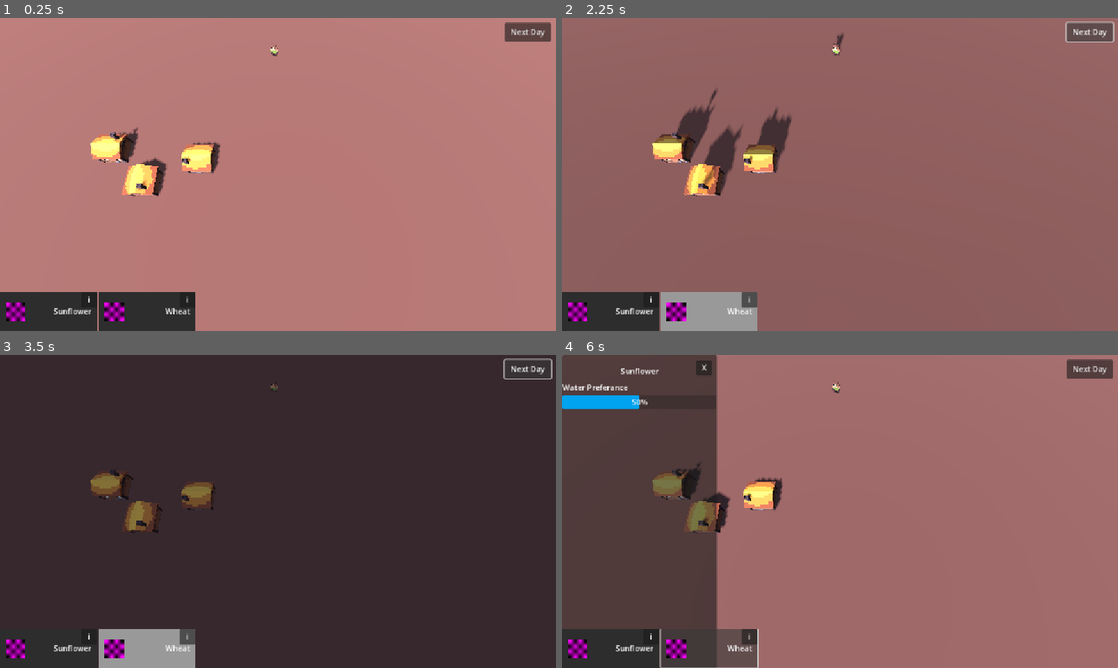
Above: before the commit, frames 1-4 (two rows, left to right).
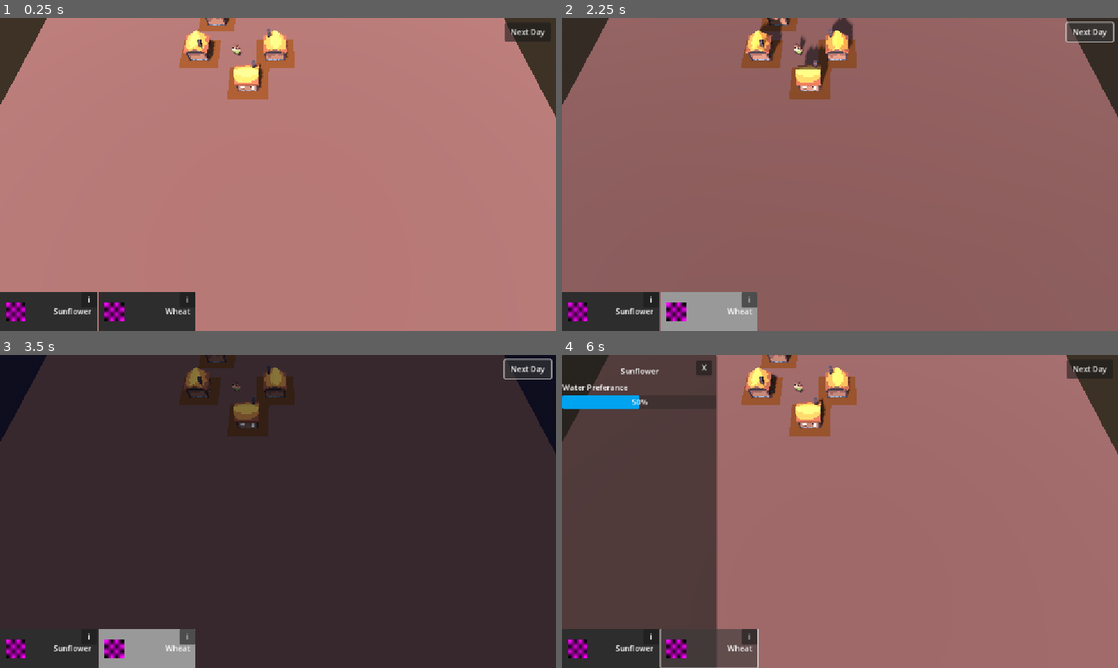
Above: after the commit, the same moments.

Repository: ToBinio/secrets-of-soil
Game: Godot game, scene res://scenes/main.tscn
Two runs of this game, one before a commit and one after it. Both use one fixed random seed, a clock stepped at 60 frames per second and the inputs below.
Inputs:
- Up to frame 1 (0.25 s): no input
- Up to frame 2 (2.25 s): click "Sunflower" at 0.5 s; click "Wheat" at 1.25 s; click "Next Day" at 2 s
- Up to frame 3 (3.5 s): click "Next Day" at 2.75 s
- Up to frame 4 (6 s): click "i" at 3.5 s; click "Sunflower" at 4.25 s; click "i" at 5 s; click "Wheat" at 5.75 s

The runs differ from the first frame. In frame 1, 7.1% of the frame differs, in the area x 0-100%, y 0-57%; in frame 2, 8.8%; in frame 3, 5.5%; in frame 4, 6.8%.

Commit message:
house block grid

Diff:
--- a/project.godot
+++ b/project.godot
@@ -37,6 +37,7 @@
 [global_group]
 
 Plant=""
+GridBlocker=""
 
 [rendering]
 
--- a/scenes/field.tscn
+++ b/scenes/field.tscn
@@ -3,14 +3,14 @@
 [ext_resource type="Script" uid="uid://c6qxasibnqplc" path="res://scripts/field.gd" id="1_6pmjc"]
 
 [sub_resource type="BoxShape3D" id="BoxShape3D_ycb0e"]
-size = Vector3(50, 0.1, 50)
+size = Vector3(20, 0.1, 20)
 
 [sub_resource type="StandardMaterial3D" id="StandardMaterial3D_ycb0e"]
 albedo_color = Color(0.407843, 0.25098, 0.223529, 1)
 
 [sub_resource type="BoxMesh" id="BoxMesh_6pmjc"]
 material = SubResource("StandardMaterial3D_ycb0e")
-size = Vector3(50, 0.1, 50)
+size = Vector3(20, 0.1, 20)
 
 [node name="Field" type="Node3D"]
 script = ExtResource("1_6pmjc")
--- /dev/null
+++ b/scenes/houses/House.tscn
@@ -0,0 +1,12 @@
+[gd_scene load_steps=3 format=3 uid="uid://bd8amtq8rrtw2"]
+
+[ext_resource type="PackedScene" uid="uid://dyc8nhwgqib5g" path="res://assets/houses/housA/houseA.gltf" id="1_gx76v"]
+[ext_resource type="PackedScene" uid="uid://bd00p8h4tp4ej" path="res://scenes/plant/grid_blocker.tscn" id="2_vxfrs"]
+
+[node name="House" type="Node3D"]
+
+[node name="Visual" parent="." instance=ExtResource("1_gx76v")]
+
+[node name="GridBlocker" parent="." instance=ExtResource("2_vxfrs")]
+transform = Transform3D(1, 0, 0, 0, 1, 0, 0, 0, 1, 0, 0.01, 0)
+size = 3
--- a/scenes/main.tscn
+++ b/scenes/main.tscn
@@ -206,6 +206,6 @@
 transform = Transform3D(0.999998, -0.000154248, 0.00215105, 0.00014794, 0.999996, 0.00292046, -0.00215149, -0.00292013, 0.999993, 0, 0, 0)
 
 [node name="villager 1" parent="." instance=ExtResource("8_tipki")]
-transform = Transform3D(-0.942519, 0, 0.334152, -0.0661677, 0.980199, -0.186634, -0.327536, -0.198017, -0.923856, 0, 0, 0)
+transform = Transform3D(-0.942519, 0, 0.334152, -0.0661677, 0.980199, -0.186634, -0.327536, -0.198017, -0.923856, -1.49997, 0, 0)
 
 [connection signal="pressed" from="Ui/NextDay/Button" to="Ui/NextDay" method="_on_next_day_button_pressed"]
--- a/scenes/plant/click_clear_component.tscn
+++ b/scenes/plant/grid_blocker.tscn
@@ -1,6 +1,6 @@
 [gd_scene load_steps=4 format=3 uid="uid://bd00p8h4tp4ej"]
 
-[ext_resource type="Script" uid="uid://b20puety53ilr" path="res://scripts/components/click_clear_component.gd" id="1_rwuwh"]
+[ext_resource type="Script" uid="uid://b20puety53ilr" path="res://scripts/components/grid_blocker.gd" id="1_mjwk0"]
 
 [sub_resource type="StandardMaterial3D" id="StandardMaterial3D_dvlu5"]
 albedo_color = Color(0.38919, 0.191217, 4.81308e-08, 1)
@@ -10,8 +10,9 @@
 material = SubResource("StandardMaterial3D_dvlu5")
 size = Vector2(1.5, 1.5)
 
-[node name="ClickClearComponent" type="Node3D"]
-script = ExtResource("1_rwuwh")
+[node name="GridBlocker" type="Node3D" groups=["GridBlocker"]]
+script = ExtResource("1_mjwk0")
+size = null
 
 [node name="Mesh" type="MeshInstance3D" parent="."]
 transform = Transform3D(1, 0, 0, 0, 1, 0, 0, 0, 1, 0, 0.01, 0)
--- a/scenes/plants/sunflower.tscn
+++ b/scenes/plants/sunflower.tscn
@@ -5,16 +5,17 @@
 [ext_resource type="Script" uid="uid://kmp8a7og7efk" path="res://scripts/components/plant.gd" id="1_mtwp4"]
 [ext_resource type="PackedScene" uid="uid://boeiwk7qotto2" path="res://scenes/plant/clicker_area.tscn" id="1_uoh7n"]
 [ext_resource type="Resource" uid="uid://c85nr0tqy0565" path="res://scripts/resources/plants/sunflower.tres" id="2_duwge"]
-[ext_resource type="PackedScene" uid="uid://bd00p8h4tp4ej" path="res://scenes/plant/click_clear_component.tscn" id="4_1v48e"]
+[ext_resource type="PackedScene" uid="uid://bd00p8h4tp4ej" path="res://scenes/plant/grid_blocker.tscn" id="4_1v48e"]
 
 [sub_resource type="CapsuleShape3D" id="CapsuleShape3D_40ky6"]
 radius = 0.474813
 height = 1.5629
 
-[node name="Sunflower" type="Node3D" node_paths=PackedStringArray("clicker_area") groups=["Plant"]]
+[node name="Sunflower" type="Node3D" node_paths=PackedStringArray("clicker_area", "grid_blocker") groups=["Plant"]]
 script = ExtResource("1_mtwp4")
 plant = ExtResource("2_duwge")
 clicker_area = NodePath("Clicker")
+grid_blocker = NodePath("GridBlocker")
 
 [node name="Growable" parent="." node_paths=PackedStringArray("plant", "visual") instance=ExtResource("1_1v48e")]
 plant = NodePath("..")
@@ -27,8 +28,8 @@
 transform = Transform3D(1, 0, 0, 0, 1, 0, 0, 0, 1, 0, 0.774343, 0)
 shape = SubResource("CapsuleShape3D_40ky6")
 
-[node name="ClickClearComponent" parent="." node_paths=PackedStringArray("plant") instance=ExtResource("4_1v48e")]
-plant = NodePath("..")
+[node name="GridBlocker" parent="." instance=ExtResource("4_1v48e")]
+size = 5
 
 [node name="Visual" parent="." instance=ExtResource("1_40ky6")]
 transform = Transform3D(1, 0, 0, 0, 1, 0, 0, 0, 1, 0, 0, -0.0663506)
--- a/scenes/plants/wheat.tscn
+++ b/scenes/plants/wheat.tscn
@@ -5,16 +5,17 @@
 [ext_resource type="PackedScene" uid="uid://boeiwk7qotto2" path="res://scenes/plant/clicker_area.tscn" id="1_hodiq"]
 [ext_resource type="PackedScene" uid="uid://bwi3piy4f66no" path="res://assets/plants/wheat/wheat.gltf" id="1_yfabo"]
 [ext_resource type="Resource" uid="uid://dl5fl0mgy1sor" path="res://scripts/resources/plants/wheat.tres" id="2_ucxq8"]
-[ext_resource type="PackedScene" uid="uid://bd00p8h4tp4ej" path="res://scenes/plant/click_clear_component.tscn" id="5_yhkry"]
+[ext_resource type="PackedScene" uid="uid://bd00p8h4tp4ej" path="res://scenes/plant/grid_blocker.tscn" id="5_yhkry"]
 
 [sub_resource type="CapsuleShape3D" id="CapsuleShape3D_ucxq8"]
 radius = 0.503301
 height = 1.26241
 
-[node name="Wheat" type="Node3D" node_paths=PackedStringArray("clicker_area") groups=["Plant"]]
+[node name="Wheat" type="Node3D" node_paths=PackedStringArray("clicker_area", "grid_blocker") groups=["Plant"]]
 script = ExtResource("1_8jru4")
 plant = ExtResource("2_ucxq8")
 clicker_area = NodePath("Clicker")
+grid_blocker = NodePath("GridBlocker")
 
 [node name="Growable" parent="." node_paths=PackedStringArray("plant", "visual") instance=ExtResource("1_coew3")]
 plant = NodePath("..")
@@ -27,7 +28,7 @@
 transform = Transform3D(1, 0, 0, 0, 1, 0, 0, 0, 1, 0, 0.631755, 0)
 shape = SubResource("CapsuleShape3D_ucxq8")
 
-[node name="ClickClearComponent" parent="." node_paths=PackedStringArray("plant") instance=ExtResource("5_yhkry")]
-plant = NodePath("..")
+[node name="GridBlocker" parent="." instance=ExtResource("5_yhkry")]
+size = 3
 
 [node name="Visual" parent="." instance=ExtResource("1_yfabo")]
--- a/scenes/world.tscn
+++ b/scenes/world.tscn
@@ -1,19 +1,24 @@
 [gd_scene load_steps=3 format=3 uid="uid://22wsbw7e8njp"]
 
 [ext_resource type="PackedScene" uid="uid://dpg1chidhkvy3" path="res://scenes/field.tscn" id="1_nnsk1"]
-[ext_resource type="PackedScene" uid="uid://dyc8nhwgqib5g" path="res://assets/houses/housA/houseA.gltf" id="2_rwgxs"]
+[ext_resource type="PackedScene" uid="uid://bd8amtq8rrtw2" path="res://scenes/houses/House.tscn" id="2_rwgxs"]
 
 [node name="World" type="Node3D"]
 
-[node name="blockbench_export" parent="." instance=ExtResource("2_rwgxs")]
-transform = Transform3D(1, 0, 0, 0, 1, 0, 0, 0, 1, -4.03503, -0.1, 5.45763)
+[node name="Field" parent="." instance=ExtResource("1_nnsk1")]
+transform = Transform3D(1, 0, 0, 0, 1, 0, 0, 0, 1, 0, -0.05, 0)
+water_level = 1.0
 
-[node name="blockbench_export2" parent="." instance=ExtResource("2_rwgxs")]
-transform = Transform3D(0.00110168, -0.000519934, -0.999999, 0.000429185, 1, -0.000519461, 0.999999, -0.000428612, 0.0011019, -2.37344, -0.1, 4.71275)
+[node name="Houses" type="Node3D" parent="."]
 
-[node name="blockbench_export3" parent="." instance=ExtResource("2_rwgxs")]
-transform = Transform3D(-0.00619581, -0.00284205, 0.999977, 0.00205085, 0.999994, 0.00285481, -0.999979, 0.00206849, -0.00618994, -5.24533, -0.1, 4.32433)
+[node name="House" parent="Houses" instance=ExtResource("2_rwgxs")]
+transform = Transform3D(-1, 0, -8.74228e-08, 0, 1, 0, 8.74228e-08, 0, -1, 0, 0, 0)
 
-[node name="Field" parent="." instance=ExtResource("1_nnsk1")]
-transform = Transform3D(1, 0, 0, 0, 1, 0, 0, 0, 1, 0, -0.1, 0)
-water_level = 1.0
+[node name="House2" parent="Houses" instance=ExtResource("2_rwgxs")]
+transform = Transform3D(1, 0, 0, 0, 1, 0, 0, 0, 1, -3, 0, 0)
+
+[node name="House3" parent="Houses" instance=ExtResource("2_rwgxs")]
+transform = Transform3D(-4.37114e-08, 0, 1, 0, 1, 0, -1, 0, -4.37114e-08, -1, 0, 1.5)
+
+[node name="House4" parent="Houses" instance=ExtResource("2_rwgxs")]
+transform = Transform3D(0.00120796, -0.000226941, -0.999999, 0.001006, 0.999999, -0.000225735, 0.999999, -0.00100573, 0.00120819, -2.5, 0, -2)
--- a/scripts/components/click_clear_component.gd
+++ /dev/null
@@ -1,13 +0,0 @@
-@tool
-extends Node3D
-class_name GridAreaDisplay
-
-@export var plant: Plant
-
-@onready var mesh: MeshInstance3D = $Mesh
-
-func _ready():
-	var plane_mesh = mesh.mesh as PlaneMesh
-
-	plane_mesh.size.x = plant.plant.size * Grid.cell_size + 0.02
-	plane_mesh.size.y = plant.plant.size * Grid.cell_size + 0.02
--- /dev/null
+++ b/scripts/components/grid_blocker.gd
@@ -0,0 +1,22 @@
+@tool
+extends Node3D
+class_name GridBlocker
+
+@export var size: int:
+	set(value):
+		size = value
+		_update_size()
+
+@onready var mesh: MeshInstance3D = $Mesh
+
+func _ready():
+	_update_size()
+
+func _update_size():
+	if(!mesh):
+		return
+
+	var plane_mesh = mesh.mesh as PlaneMesh
+
+	plane_mesh.size.x = size * Grid.cell_size + 0.02
+	plane_mesh.size.y = size * Grid.cell_size + 0.02
--- a/scripts/components/plant.gd
+++ b/scripts/components/plant.gd
@@ -3,11 +3,13 @@
 
 @export var plant: PlantResource
 @export var clicker_area: ClickerArea
+@export var grid_blocker: GridBlocker
 
 var field: Field
 
 func _ready() -> void:
 	clicker_area.on_click.connect(_on_click)
+	plant.size = grid_blocker.size
 
 func _on_click():
 	print("harvest " + plant.name)
--- a/scripts/field.gd
+++ b/scripts/field.gd
@@ -28,10 +28,10 @@
 	var min_a = grid_position - Vector3(half, 0, half)
 	var max_a = grid_position + Vector3(half, 0, half)
 
-	var plants = get_tree().get_nodes_in_group("Plant") as Array[Plant]
-	for plant in plants:
-		var other_position = Grid.to_grid_cord(plant.position)
-		var other_size = plant.plant.size * Grid.cell_size
+	var gridBlockers = get_tree().get_nodes_in_group("GridBlocker") as Array[GridBlocker]
+	for blockers in gridBlockers:
+		var other_position = Grid.to_grid_cord(blockers.global_position)
+		var other_size = blockers.size * Grid.cell_size
 
 		var half_b = (other_size - Grid.cell_size) / 2
 		var min_b = other_position - Vector3(half_b, 0 , half_b)
--- a/scripts/resources/plant_resource.gd
+++ b/scripts/resources/plant_resource.gd
@@ -4,6 +4,6 @@
 @export var name: String
 
 @export var growth_speed: float
-@export var size: int
+var size: int
 
 @export_range(0, 1) var preferred_water: float
--- a/scripts/resources/plants/wheat.tres
+++ b/scripts/resources/plants/wheat.tres
@@ -6,6 +6,5 @@
 script = ExtResource("1_g7v3s")
 name = "Wheat"
 growth_speed = 0.5
-size = 3
 preferred_water = 1.0
 metadata/_custom_type_script = "uid://c2qk2325ok2gv"
--- a/scripts/ui/plant_selection.gd
+++ b/scripts/ui/plant_selection.gd
@@ -10,7 +10,7 @@
 func _ready() -> void:
 	name_label.text = plant.name
 
-func _process(delta: float) -> void:
+func _process(_delta: float) -> void:
 	if(plant == Global.selected_plant):
 		add_theme_stylebox_override("normal", active_pannel_state)
 	else:
Not shown: 1 places in scenes/main.tscn that only renumber resources
Renamed: scripts/components/click_clear_component.gd.uid -> scripts/components/grid_blocker.gd.uid
